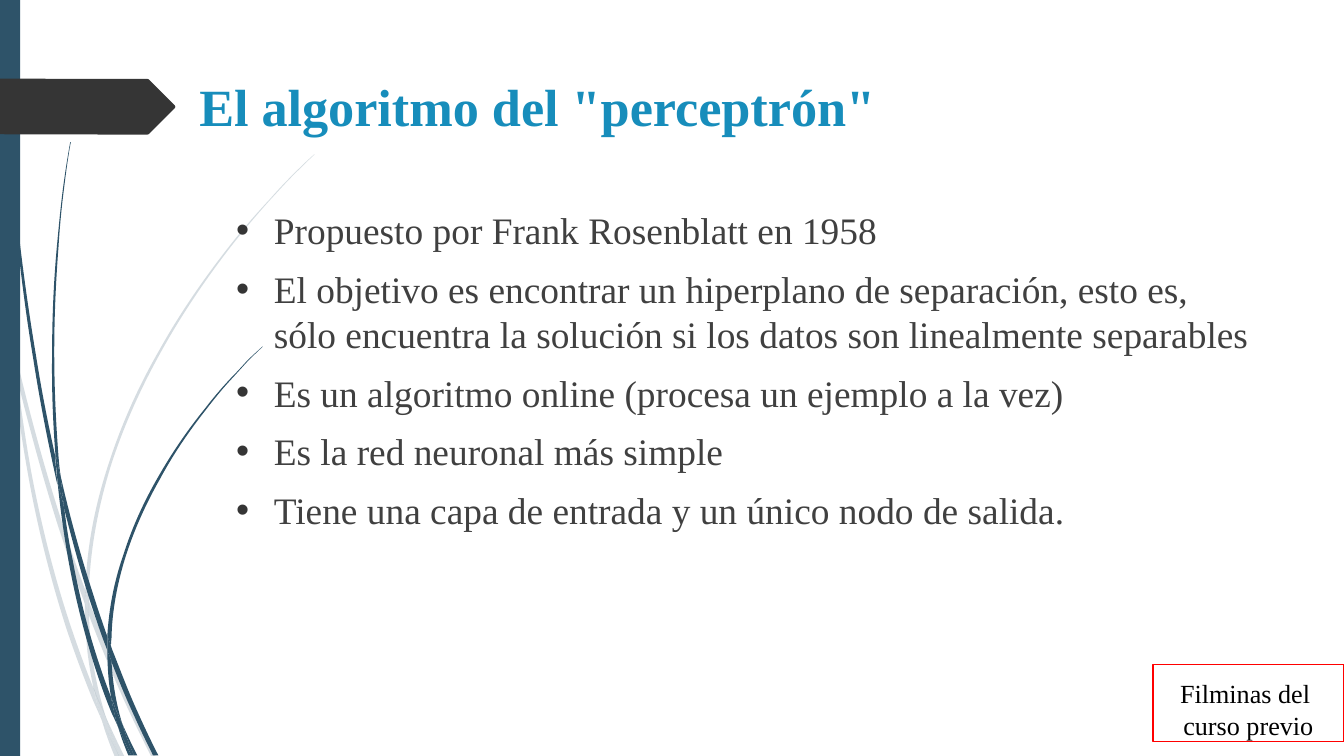
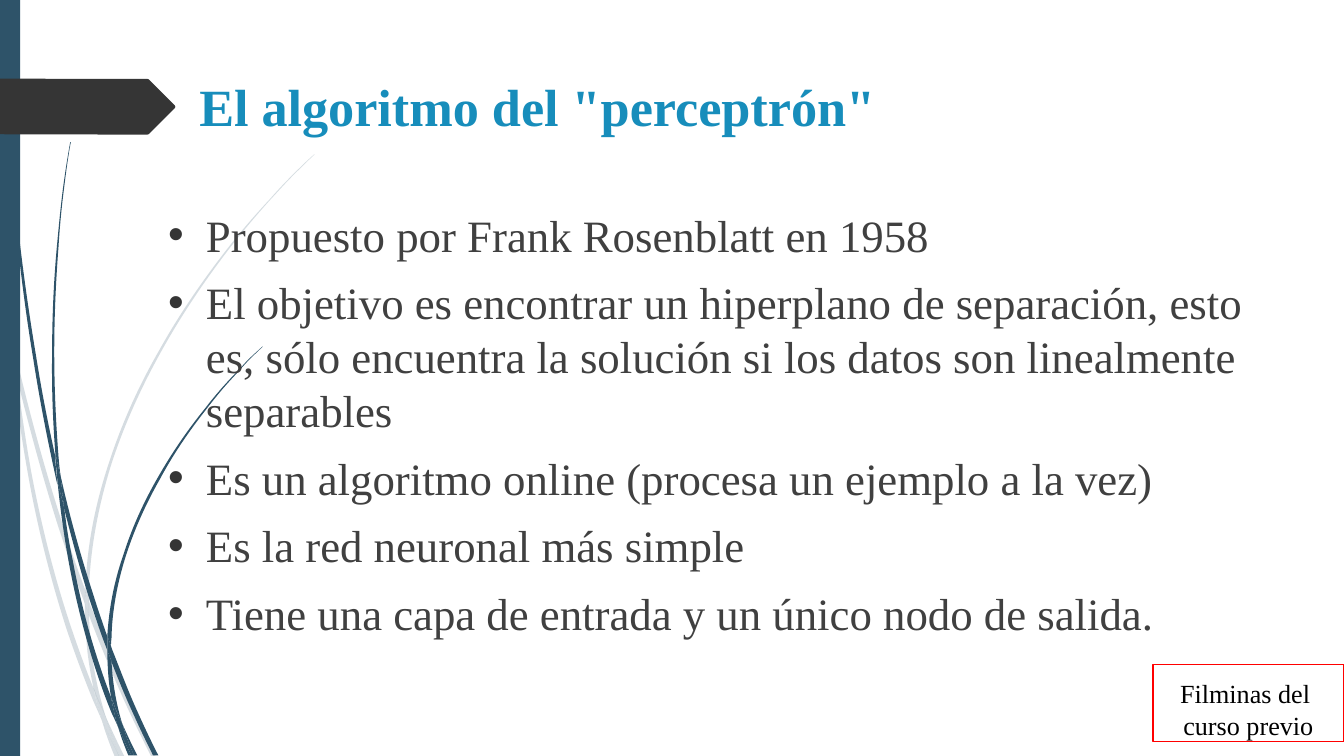
Before and after one commit to DiploDatos/AprendizajeSupervisado, a slide deck: slide 38 of Teórico/Aprendizaje Supervisado - Clase I.ppsx. Drawn at 1344x756 pixels with LibreOffice and Linux fonts; fonts in the diff are those of the drawing. Boxes give left, top, right and bottom in pixels: in the first picture for what was removed or moved away, otherwise in the second. Text is boxed around its words. In the diff, an @@ line names an element or a change of style, - is before the commit and + after.

```diff
--- a/Teórico/Aprendizaje Supervisado - Clase I.ppsx
+++ b/Teórico/Aprendizaje Supervisado - Clase I.ppsx
@@ text "Propuesto por Frank Rosenblatt en ...": place and size @@
-text "Propuesto por Frank Rosenblatt en ..." at (274, 218, 1248, 531)
+text "Propuesto por Frank Rosenblatt en ..." at (206, 219, 1242, 640)
@@ text "Propuesto por Frank Rosenblatt en ..." at (206, 219, 1242, 640): size 20 to 24 pt @@
```
Also in this commit, not shown: 14 other slides changed.
